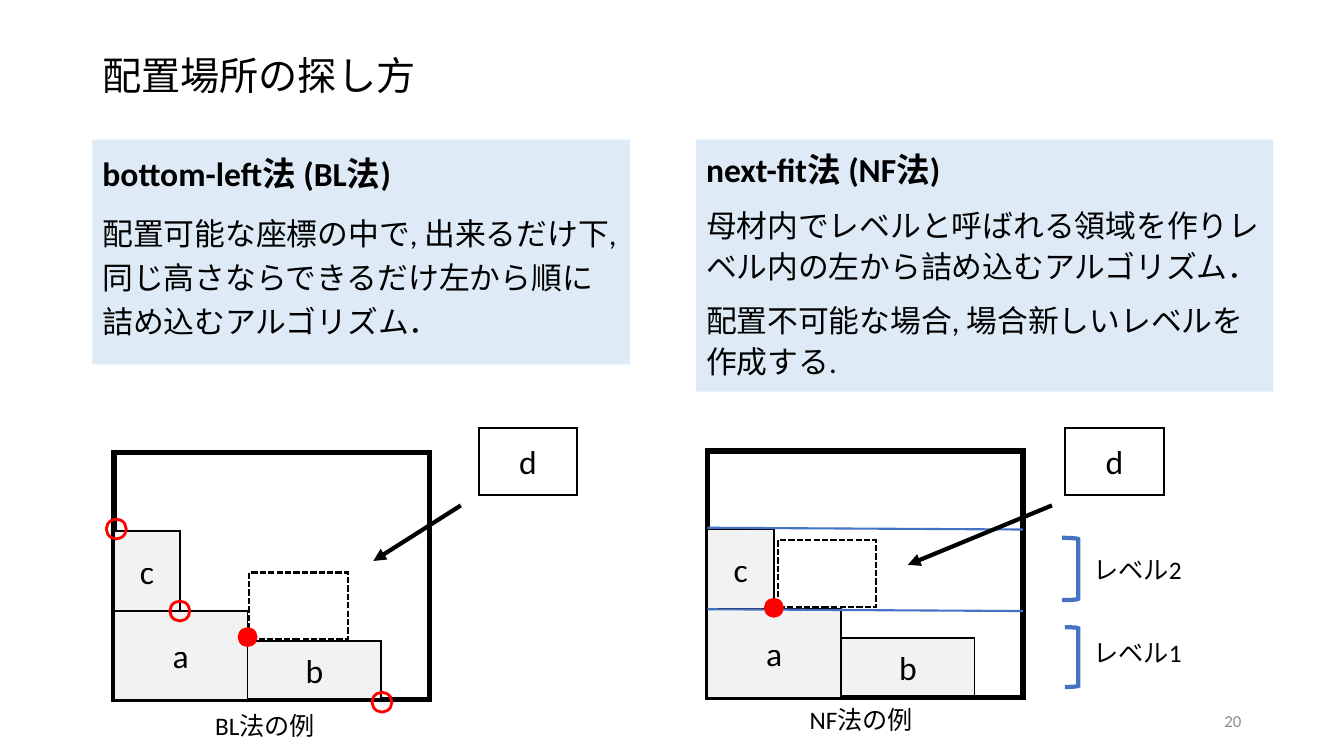
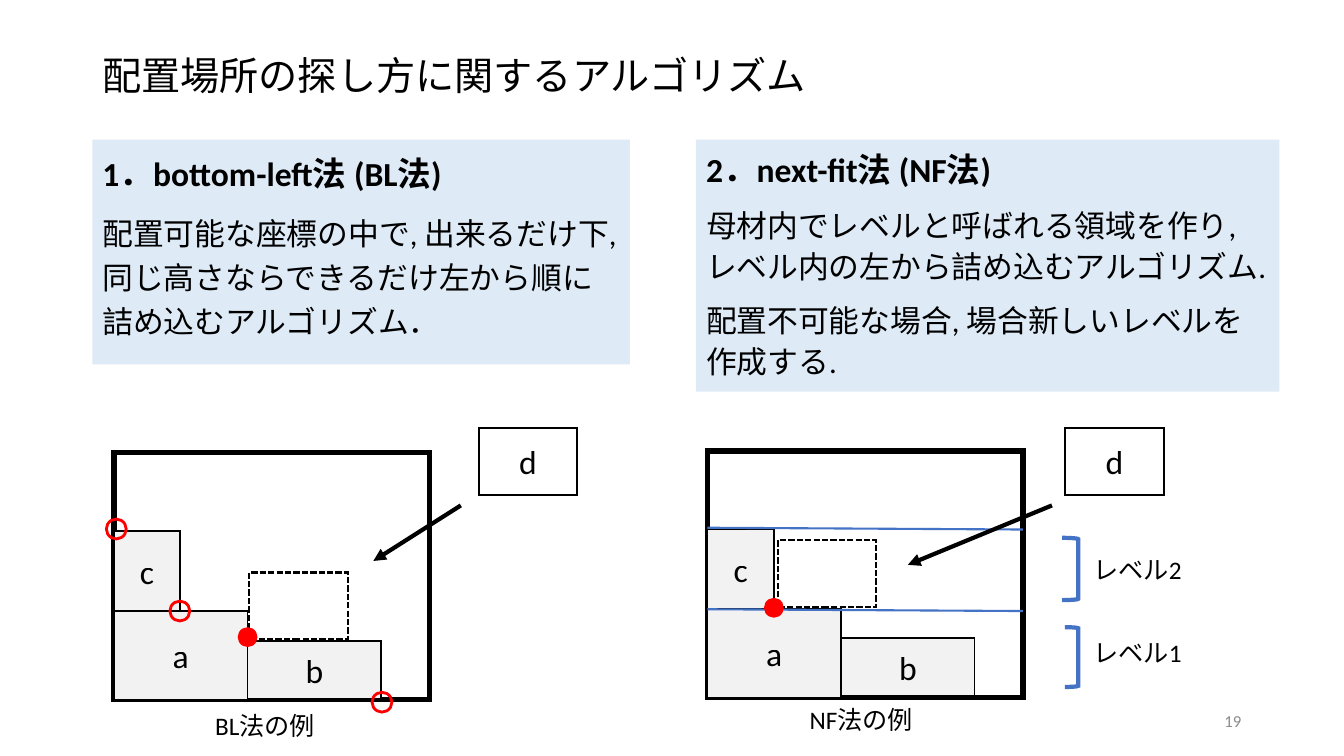
Before and after one commit to r-kurosu/kline, a slide deck: slide 19 of 卒論発表用スライド.pptx (slide 20 before the commit). Drawn at 1344x756 pixels with LibreOffice and Linux fonts; fonts in the diff are those of the drawing. Boxes give left, top, right and bottom in pixels: in the first picture for what was removed or moved away, otherwise in the second. Text is boxed around its words. In the diff, an @@ line names an element or a change of style, - is before the commit and + after.

```diff
--- a/卒論発表用スライド.pptx
+++ b/卒論発表用スライド.pptx
@@ text at box(102, 56, 805, 94): text changed @@
-配置場所の探し方
+配置場所の探し方に関するアルゴリズム
@@ text "2．next-fit法 (NF法)": place and size @@
-text "2．next-fit法 (NF法)" at box(696, 140, 1273, 392)
+text "2．next-fit法 (NF法)" at box(696, 140, 1279, 392)
@@ text at box(102, 158, 442, 191): text changed @@
-bottom-left法 (BL法)
+1．bottom-left法 (BL法)
@@ text at box(706, 154, 1266, 281): text changed @@
-next-fit法 (NF法)
-母材内でレベルと呼ばれる領域を作りレベル内の左から詰め込むアルゴリズム．
+2．next-fit法 (NF法)
+母材内でレベルと呼ばれる領域を作り, レベル内の左から詰め込むアルゴリズム.
@@ page number at box(1224, 716, 1241, 727): text changed @@
-20
+19
```
Also in this commit, not shown: 7 other slides changed, 1 slide removed, 1 other file.
